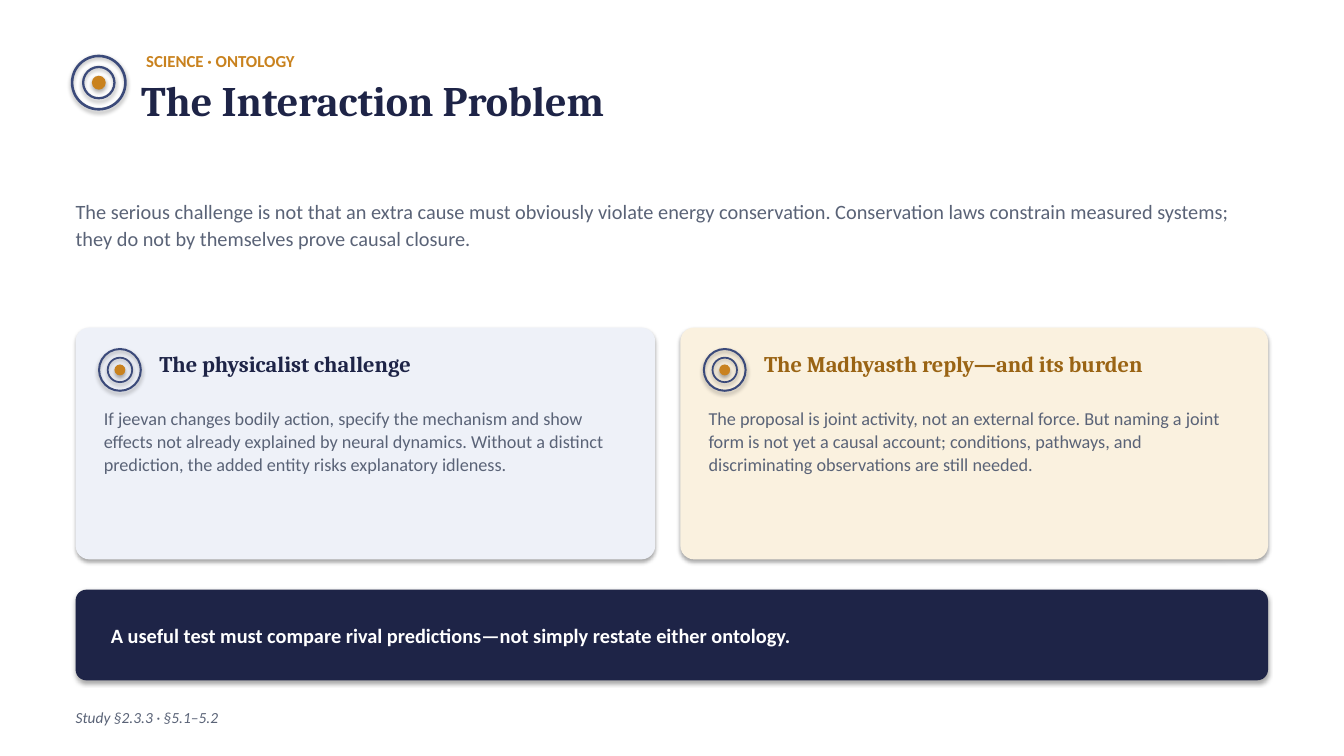
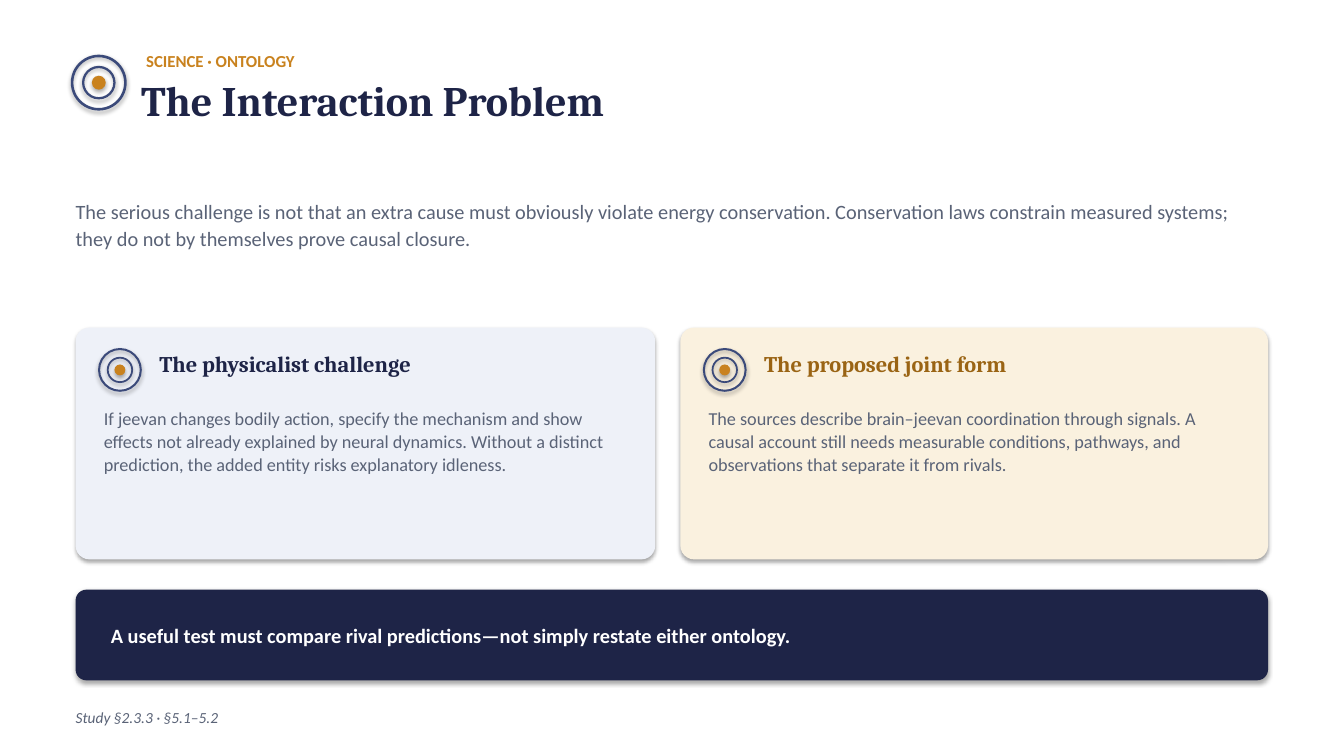
Before and after one commit to raghavamohan/AnalyticMadhyasthDarshan, a slide deck: slide 12 of Studies/Why-Humans-Are-Not-Just-Material/Why-Humans-Are-Not-Just-Material.pptx. Drawn at 1344x756 pixels with LibreOffice and Linux fonts; fonts in the diff are those of the drawing. Boxes give left, top, right and bottom in pixels: in the first picture for what was removed or moved away, otherwise in the second. Text is boxed around its words. In the diff, an @@ line names an element or a change of style, - is before the commit and + after.

```diff
--- a/Studies/Why-Humans-Are-Not-Just-Material/Why-Humans-Are-Not-Just-Material.pptx
+++ b/Studies/Why-Humans-Are-Not-Just-Material/Why-Humans-Are-Not-Just-Material.pptx
@@ text at <box>764,356,1006,377</box>: text changed @@
-The Madhyasth reply—and its burden
+The proposed joint form
@@ text at <box>709,412,1196,474</box>: text changed @@
-The proposal is joint activity, not an external force. But naming a joint form is not yet a causal account; conditions, pathways, and discriminating observations are still needed.
+The sources describe brain–jeevan coordination through signals. A causal account still needs measurable conditions, pathways, and observations that separate it from rivals.
```
Also in this commit, not shown: 16 other slides changed, 16 other files.
